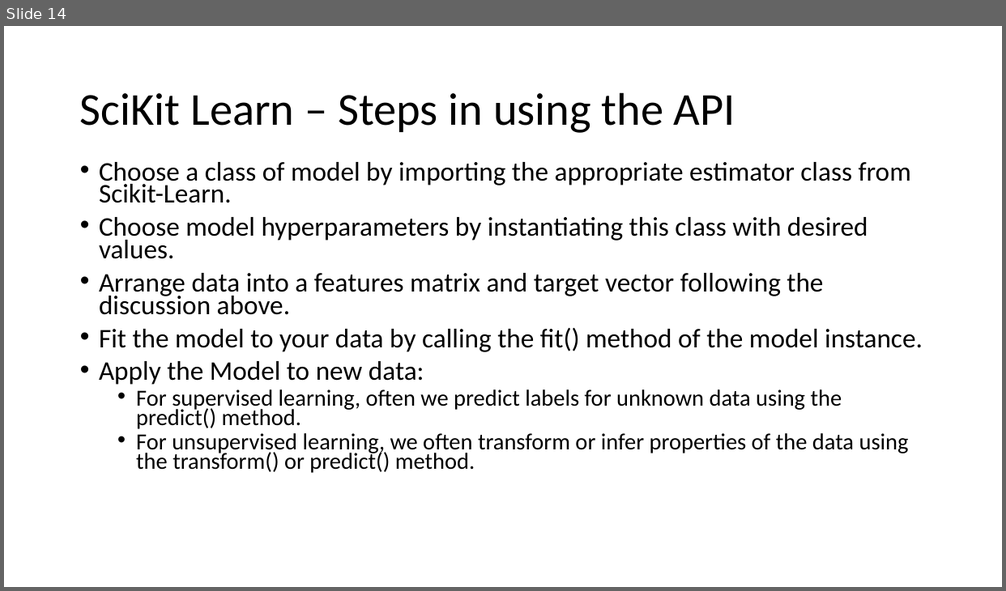
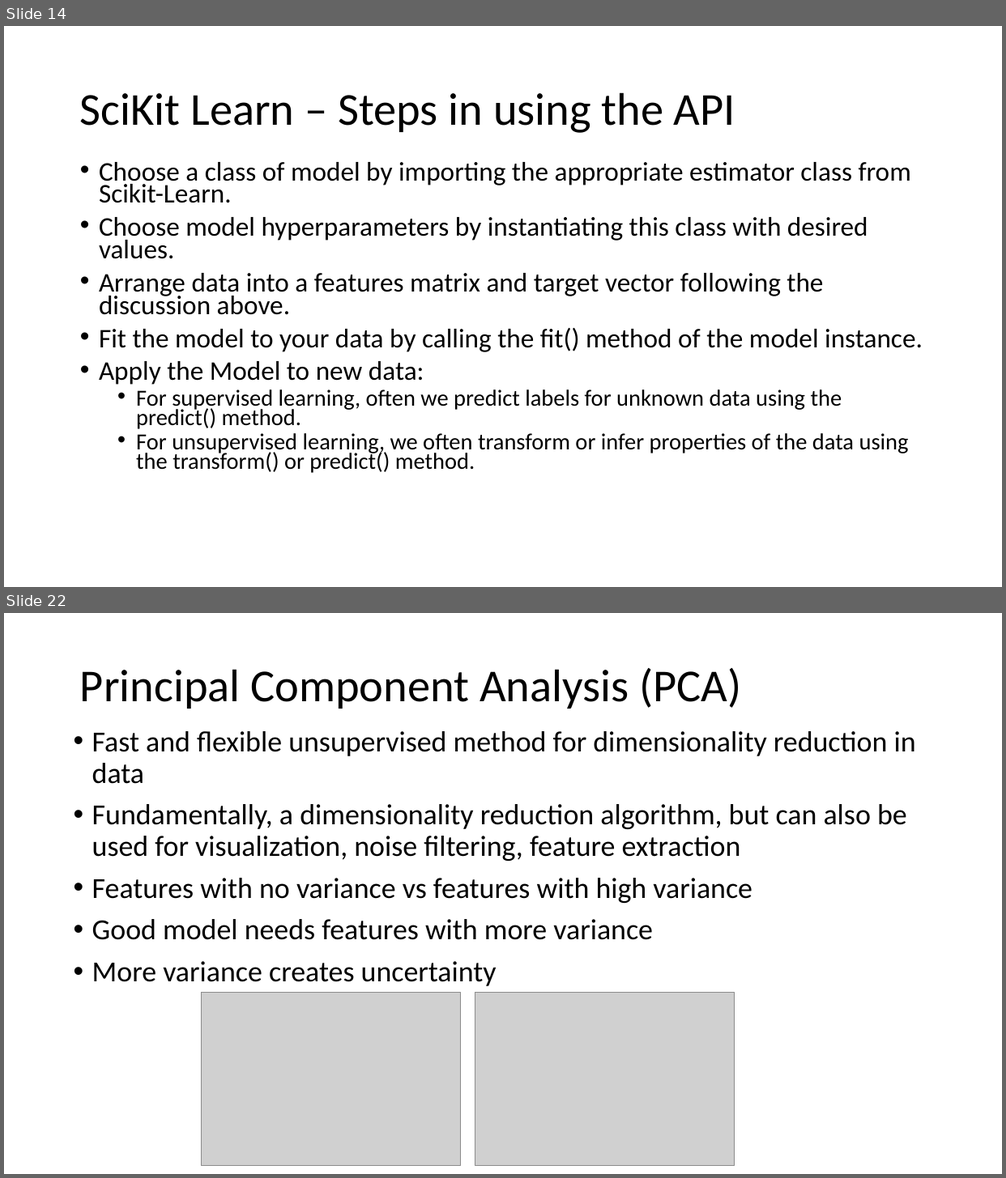
Before and after one commit to ppawar/ppawar.github.io, a slide deck: Spring2020/CSE351-S20/lectures/Python for Data Science - JakeVanderPlas.pptx. Shown one above the other, each under a label of ours: slide 14 before the commit, slides 14 and 22 after it; the slides between them are not shown. The pictures are 1006x591 and 1006x1178 pixels, drawn with LibreOffice and Linux fonts; fonts in the diff are those of the drawing; grey boxes stand for pictures. Boxes give left, top, right and bottom in pixels: in the first picture for what was removed or moved away, otherwise in the second. Text is boxed around its words. In the diff, an @@ line names an element or a change of style, - is before the commit and + after.

```diff
--- a/Spring2020/CSE351-S20/lectures/Python for Data Science - JakeVanderPlas.pptx
+++ b/Spring2020/CSE351-S20/lectures/Python for Data Science - JakeVanderPlas.pptx
@@ slide 22 added at box(4, 613, 1002, 1174), background #FFFFFF @@
@@ title added at box(80, 668, 741, 709), 44 pt, text #000000 @@
+Principal Component Analysis (PCA)
@@ text added at box(92, 731, 916, 986), 28 pt, text #000000 @@
+• Fast and flexible unsupervised method for dimensionality reduction in data
+• Fundamentally, a dimensionality reduction algorithm, but can also be used for visualization, noise filtering, feature extraction
+• Features with no variance vs features with high variance
+• Good model needs features with more variance
+• More variance creates uncertainty
@@ picture added at box(201, 993, 461, 1165) @@
@@ picture added at box(475, 993, 735, 1165) @@
```
Also in this commit, not shown: 11 other slides added, 1 other file.
